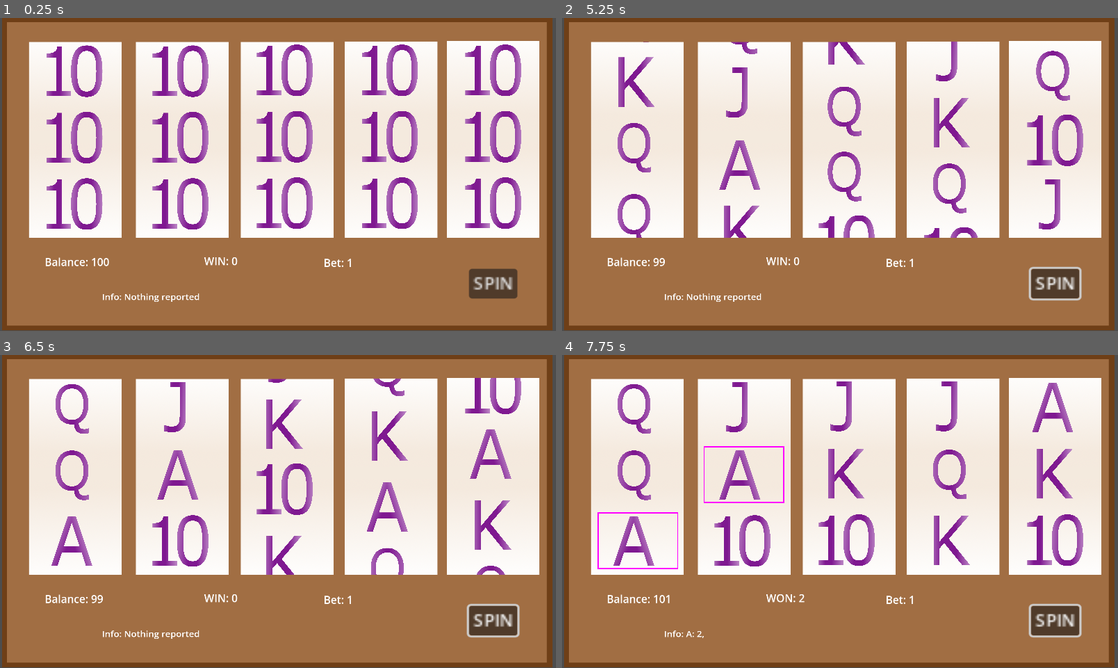
Above: before the commit, frames 1-4 (two rows, left to right).
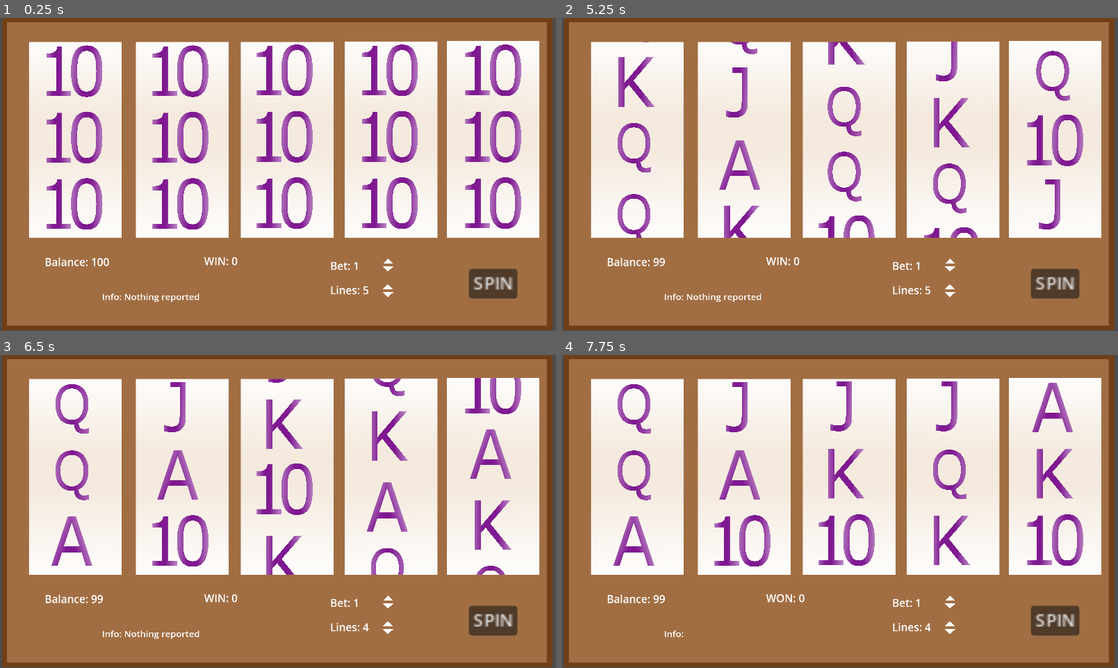
Above: after the commit, the same moments.

Repository: T33py/MonteCarlo
Game: Godot game, scene res://SlotMachineThings/SlotMachine.tscn
Two runs of this game, one before a commit and one after it. Both use one fixed random seed, a clock stepped at 60 frames per second and the inputs below.
Inputs (mouse positions are in pixels of both pictures, inside the frame that each line leads up to):
- Up to frame 1 (0.25 s): no input
- Up to frame 2 (5.25 s): click (951, 287) at 0.52 s; click (951, 293) at 1.27 s; click (951, 262) at 2.02 s; click (951, 268) at 2.77 s; click "SPIN" at 3.5 s; click "SPIN" at 4.25 s; click (951, 287) at 5.02 s
- Up to frame 3 (6.5 s): click (389, 630) at 5.77 s
- Up to frame 4 (7.75 s): click (951, 599) at 6.52 s; click (951, 605) at 7.27 s

The runs differ from the first frame. In frame 1, 0.2% of the frame differs, in the area x 58-71%, y 76-90%; in frame 2, 0.5%; in frame 3, 0.5%; in frame 4, 0.9%, in the area x 6-94%, y 29-91%.

Commit message:
UI is not fun

Diff:
--- /dev/null
+++ b/BeatingTheHouse/SlotMachineThings/BetDownButton.gd
@@ -0,0 +1,16 @@
+extends TextureButton
+
+
+# Called when the node enters the scene tree for the first time.
+func _ready():
+	pass # Replace with function body.
+
+
+# Called every frame. 'delta' is the elapsed time since the previous frame.
+func _process(delta):
+	pass
+
+func _pressed():
+	print("Bet down")
+	get_parent().get_parent().bet_down()
+	pass
--- /dev/null
+++ b/BeatingTheHouse/SlotMachineThings/BetUpButton.gd
@@ -0,0 +1,16 @@
+extends TextureButton
+
+
+# Called when the node enters the scene tree for the first time.
+func _ready():
+	pass # Replace with function body.
+
+
+# Called every frame. 'delta' is the elapsed time since the previous frame.
+func _process(delta):
+	pass
+
+func _pressed():
+	print("Bet up")
+	get_parent().get_parent().bet_up()
+	pass
--- /dev/null
+++ b/BeatingTheHouse/SlotMachineThings/LinesDownButton.gd
@@ -0,0 +1,16 @@
+extends TextureButton
+
+
+# Called when the node enters the scene tree for the first time.
+func _ready():
+	pass # Replace with function body.
+
+
+# Called every frame. 'delta' is the elapsed time since the previous frame.
+func _process(delta):
+	pass
+
+func _pressed():
+	print("Lines down")
+	get_parent().get_parent().lines_down()
+	pass
--- /dev/null
+++ b/BeatingTheHouse/SlotMachineThings/LinesUpButton.gd
@@ -0,0 +1,16 @@
+extends TextureButton
+
+
+# Called when the node enters the scene tree for the first time.
+func _ready():
+	pass # Replace with function body.
+
+
+# Called every frame. 'delta' is the elapsed time since the previous frame.
+func _process(delta):
+	pass
+
+func _pressed():
+	print("Lines up")
+	get_parent().get_parent().lines_up()
+	pass
--- a/BeatingTheHouse/SlotMachineThings/SlotMachine.gd
+++ b/BeatingTheHouse/SlotMachineThings/SlotMachine.gd
@@ -2,10 +2,17 @@
 
 var wheels = []
 var positions = []
-var highlight_colors = [Color(1,0,0),Color(0,1,0),Color(0,0,1),Color(1,1,0),Color(1,0,1),Color(0,1,1),]
+var highlight_colors = [
+	Color(1,0,0),
+	Color(0,1,0),
+	Color(0,0,1),
+	Color(1,1,0),
+	Color(1,0,1),
+	Color(0,1,1),
+	]
 var lines_5x3 = [
+	[1,1,1,1,1],
 	[0,0,0,0,0],
-	[1,1,1,1,1],
 	[2,2,2,2,2],
 	[0,1,2,1,0],
 	[2,1,0,1,2],
@@ -40,6 +47,7 @@
 
 	display_bet()
 	display_balance()
+	display_lines()
 	pass # Replace with function body.
 
 
@@ -51,6 +59,7 @@
 		for wheel in wheels:
 			if wheel.spinning:
 				finished = false
+				break
 
 		if finished:
 			playing = false
@@ -190,6 +199,39 @@
 		wheels[i].highlight(line[i]+1, color)
 	pass
 
+func bet_up():
+	if betting >= 1:
+		betting += 1
+	elif betting >= 0.9:
+		betting = 1
+	else:
+		betting += 0.1
+	display_bet()
+	pass
+
+func bet_down():
+	if betting <= 0.1:
+		return
+
+	if betting <= 1:
+		betting -= 0.1
+	else:
+		betting -= 1
+	display_bet()
+	pass
+
+func lines_up():
+	if play_lines < len(lines_5x3):
+		play_lines += 1
+	display_lines()
+	pass
+
+func lines_down():
+	if play_lines > 1:
+		play_lines -= 1
+	display_lines()
+	pass
+
 func display_balance():
 	get_node("BalanceDisplayText").set_text("Balance: " + str(balance))
 	pass
@@ -199,7 +241,11 @@
 	pass
 
 func display_bet():
-	get_node("BetDisplayText").set_text("Bet: " + str(betting))
+	get_node("BetDisplay").get_node("BetDisplayText").set_text("Bet: " + str(betting))
+	pass
+
+func display_lines():
+	get_node("LinesDisplay").get_node("LinesDisplayText").set_text("Lines: " + str(play_lines))
 	pass
 
 func display_info(message):
--- a/BeatingTheHouse/SlotMachineThings/SlotMachine.tscn
+++ b/BeatingTheHouse/SlotMachineThings/SlotMachine.tscn
@@ -12,6 +12,12 @@
 [ext_resource type="Script" path="res://SlotMachineThings/SpinButton.gd" id="7_yt4c8"]
 [ext_resource type="Texture2D" uid="uid://bd0o6krij426l" path="res://SlotMachineThings/Art/Tilebg.png" id="8_mang3"]
 [ext_resource type="Texture2D" uid="uid://6cogfaqprt7l" path="res://SlotMachineThings/Art/TileBorder.png" id="10_jaau4"]
+[ext_resource type="Texture2D" uid="uid://ojtsg26hewx" path="res://SlotMachineThings/Art/Triangle.png" id="13_om05i"]
+[ext_resource type="Script" path="res://SlotMachineThings/BetDownButton.gd" id="14_l38px"]
+[ext_resource type="Script" path="res://SlotMachineThings/BetUpButton.gd" id="14_l47uy"]
+[ext_resource type="Script" path="res://SlotMachineThings/LinesUpButton.gd" id="15_1j3sc"]
+[ext_resource type="BitMap" uid="uid://u7flebwfrda3" path="res://SlotMachineThings/Art/TriangleMask.png" id="15_m11h5"]
+[ext_resource type="Script" path="res://SlotMachineThings/LinesDownButton.gd" id="16_ahmyh"]
 
 [sub_resource type="SpriteFrames" id="SpriteFrames_aat5b"]
 animations = [{
@@ -412,7 +418,108 @@
 text = "WIN: 0"
 label_settings = SubResource("LabelSettings_2soyh")
 
-[node name="BetDisplayText" type="Label" parent="."]
+[node name="InfoDisplayText" type="Label" parent="."]
+offset_left = -38.0
+offset_top = 729.0
+offset_right = 1315.0
+offset_bottom = 1009.0
+scale = Vector2(0.627331, 0.598061)
+text = "Info: Nothing reported
+
+"
+label_settings = SubResource("LabelSettings_2soyh")
+
+[node name="LinesDisplay" type="Node2D" parent="."]
+position = Vector2(22.7273, 95.4545)
+scale = Vector2(1, 1)
+
+[node name="LinesUpButton" type="TextureButton" parent="LinesDisplay"]
+anchors_preset = 6
+anchor_left = 1.0
+anchor_top = 0.5
+anchor_right = 1.0
+anchor_bottom = 0.5
+offset_left = 957.576
+offset_top = 586.364
+offset_right = 2877.58
+offset_bottom = 1666.36
+grow_horizontal = 0
+grow_vertical = 2
+rotation = 1.5708
+scale = Vector2(0.04, 0.042772)
+texture_normal = ExtResource("13_om05i")
+texture_click_mask = ExtResource("15_m11h5")
+script = ExtResource("15_1j3sc")
+
+[node name="LinesDownButton" type="TextureButton" parent="LinesDisplay"]
+anchors_preset = 6
+anchor_left = 1.0
+anchor_top = 0.5
+anchor_right = 1.0
+anchor_bottom = 0.5
+offset_left = 958.315
+offset_top = 605.078
+offset_right = 2878.32
+offset_bottom = 1685.08
+grow_horizontal = 0
+grow_vertical = 2
+rotation = 1.5708
+scale = Vector2(0.04, 0.042772)
+texture_normal = ExtResource("13_om05i")
+texture_click_mask = ExtResource("15_m11h5")
+flip_h = true
+script = ExtResource("16_ahmyh")
+
+[node name="LinesDisplayText" type="Label" parent="LinesDisplay"]
+offset_left = 734.849
+offset_top = 603.03
+offset_right = 1225.85
+offset_bottom = 743.03
+scale = Vector2(0.745218, 0.791866)
+text = "Lines: 1"
+label_settings = SubResource("LabelSettings_2soyh")
+
+[node name="BetDisplay" type="Node2D" parent="."]
+position = Vector2(22.7273, 10.6061)
+
+[node name="BetUpButton" type="TextureButton" parent="BetDisplay"]
+anchors_preset = 6
+anchor_left = 1.0
+anchor_top = 0.5
+anchor_right = 1.0
+anchor_bottom = 0.5
+offset_left = 959.091
+offset_top = 581.818
+offset_right = 2879.09
+offset_bottom = 1661.82
+grow_horizontal = 0
+grow_vertical = 2
+rotation = 1.5708
+scale = Vector2(0.04, 0.042772)
+texture_normal = ExtResource("13_om05i")
+texture_click_mask = ExtResource("15_m11h5")
+script = ExtResource("14_l47uy")
+
+[node name="BetDownButton" type="TextureButton" parent="BetDisplay"]
+anchors_preset = 6
+anchor_left = 1.0
+anchor_top = 0.5
+anchor_right = 1.0
+anchor_bottom = 0.5
+offset_left = 958.315
+offset_top = 600.532
+offset_right = 2878.32
+offset_bottom = 1680.53
+grow_horizontal = 0
+grow_vertical = 2
+rotation = 1.5708
+scale = Vector2(0.04, 0.042772)
+texture_normal = ExtResource("13_om05i")
+texture_click_mask = ExtResource("15_m11h5")
+flip_h = true
+script = ExtResource("14_l38px")
+
+[node name="BetDisplayText" type="Label" parent="BetDisplay"]
 offset_left = 734.849
 offset_top = 603.03
 offset_right = 1225.85
@@ -420,14 +527,3 @@
 scale = Vector2(0.745218, 0.791866)
 text = "Bet: 1"
 label_settings = SubResource("LabelSettings_2soyh")
-
-[node name="InfoDisplayText" type="Label" parent="."]
-offset_left = -38.0
-offset_top = 729.0
-offset_right = 1315.0
-offset_bottom = 1009.0
-scale = Vector2(0.627331, 0.598061)
-text = "Info: Nothing reported
-
-"
-label_settings = SubResource("LabelSettings_2soyh")
--- a/BeatingTheHouse/SlotMachineThings/Tile.gd
+++ b/BeatingTheHouse/SlotMachineThings/Tile.gd
@@ -2,9 +2,14 @@
 
 var time = 0
 
+# variables for display
 var border
 var am_supposed_to_be = 0
 var currently_am = 0
+var in_lines = []
+var current_line_idx = 0
+var line_border_timer = 0
+var line_border_show_time = 1
 
 # variables for rotating on the wheel
 var my_home = 0
@@ -29,6 +34,7 @@
 # Called when the node enters the scene tree for the first time.
 func _ready():
 	border = get_node("TileBorder")
+	line_border_timer = line_border_show_time
 	pass # Replace with function body.
 
 
@@ -53,6 +59,15 @@
 	if moving:
 		move_towards_next_position(delta)
 
+
+	# show the border of lines we are currently in
+	if line_border_timer > -1:
+		line_border_timer -= delta
+	if len(in_lines) > 0 and line_border_timer <= 0:
+		line_border_timer = line_border_show_time
+		border.modulate = in_lines[current_line_idx]
+		border.visible = true
+		current_line_idx = (current_line_idx + 1) % len(in_lines)
 	pass
 
 
@@ -108,6 +123,8 @@
 	pass
 
 func spin(delay=0):
+	in_lines.clear()
+	current_line_idx = 0
 	stop = false
 	goto_next_position()
 	if delay > 0:
@@ -125,6 +142,10 @@
 
 	pass
 
+func in_line(color:Color):
+	in_lines.append(color)
+	pass
+
 func choose_symbol():
 	'''
 	Choose which symbol to display in this sqare
--- a/BeatingTheHouse/SlotMachineThings/Wheel.gd
+++ b/BeatingTheHouse/SlotMachineThings/Wheel.gd
@@ -91,6 +91,5 @@
 
 func highlight(tile, color):
 	var t = tiles[tile]
-	t.border.modulate = color
-	t.border.visible = true
+	t.in_line(color)
 	pass
Binary file added: BeatingTheHouse/SlotMachineThings/Art/Triangle.png
Not shown, added: BeatingTheHouse/SlotMachineThings/Art/Triangle.png.import
Binary file added: BeatingTheHouse/SlotMachineThings/Art/TriangleMask.png
Not shown, added: BeatingTheHouse/SlotMachineThings/Art/TriangleMask.png.import
Not shown: 1 places in BeatingTheHouse/SlotMachineThings/SlotMachine.tscn that only renumber resources
Not shown, changed: BeatingTheHouse/SlotMachineThings/TileTemplate.xcf
